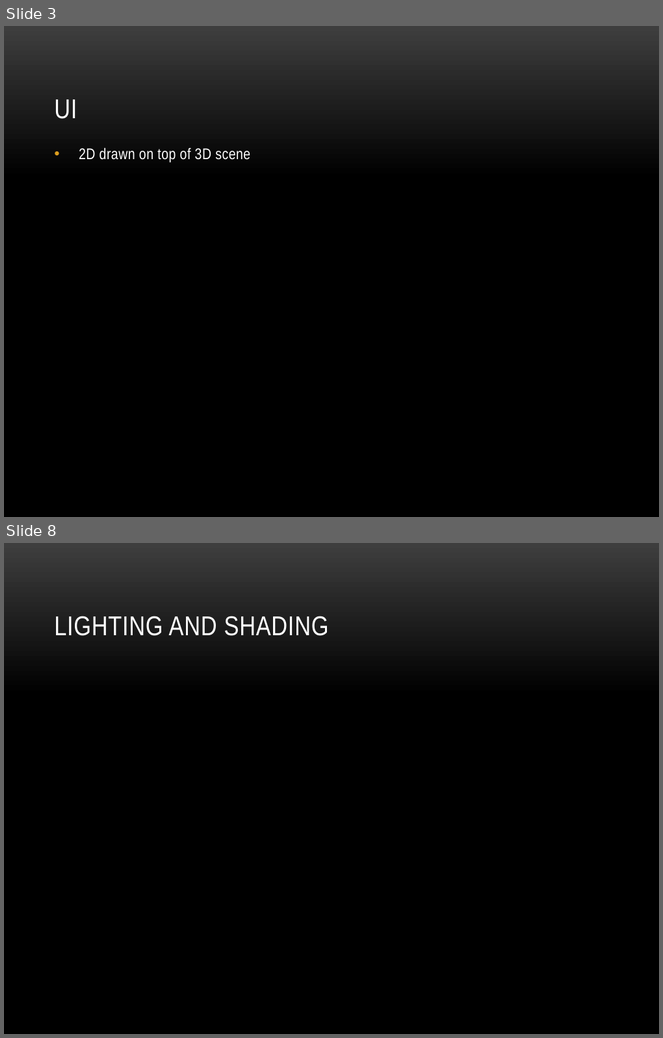
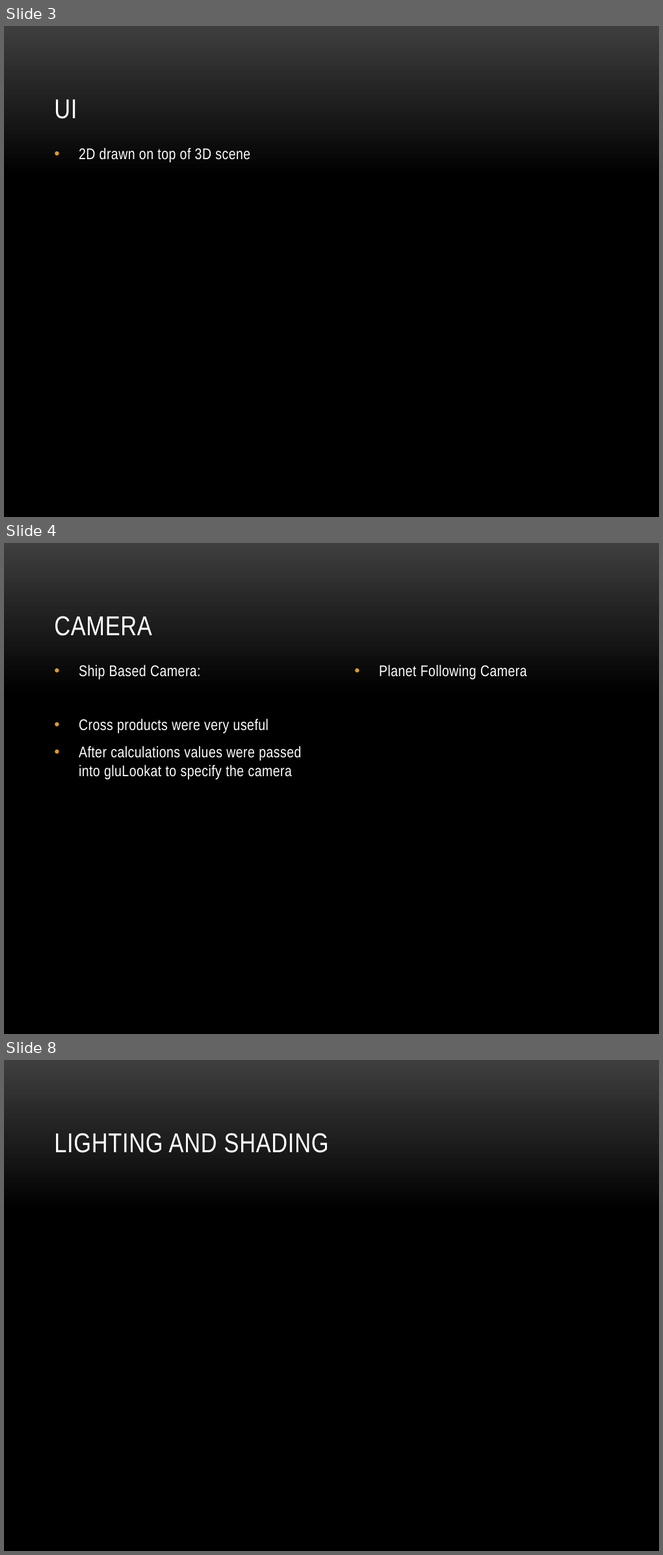
Before and after one commit to AdnaneKhan/1566_final, a slide deck: docs/gfx_ppt.pptx. Shown one above the other, each under a label of ours: slides 3 and 8 before the commit, slides 3, 4 and 8 after it; the slides between them are not shown. The pictures are 663x1038 and 663x1555 pixels, drawn with LibreOffice and Linux fonts; fonts in the diff are those of the drawing; background and template pictures are left out. Boxes give left, top, right and bottom in pixels: in the first picture for what was removed or moved away, otherwise in the second. Text is boxed around its words. In the diff, an @@ line names an element or a change of style, - is before the commit and + after.

```diff
--- a/docs/gfx_ppt.pptx
+++ b/docs/gfx_ppt.pptx
@@ slide 4 added at (x1=4, y1=543, x2=659, y2=1034), background picture (left out) @@
@@ title added at (x1=54, y1=616, x2=152, y2=636), 30 pt, text #FFFFFF @@
+CAMERA
@@ text added at (x1=79, y1=665, x2=301, y2=780), 17 pt, text #FFFFFF @@
+• Ship Based Camera:
+• Cross products were very useful
+• After calculations values were passed into gluLookat to specify the camera
@@ text added at (x1=379, y1=665, x2=527, y2=679), 17 pt, text #FFFFFF @@
+• Planet Following Camera
```
Also in this commit, not shown: 2 slides changed, 1 slide removed.
